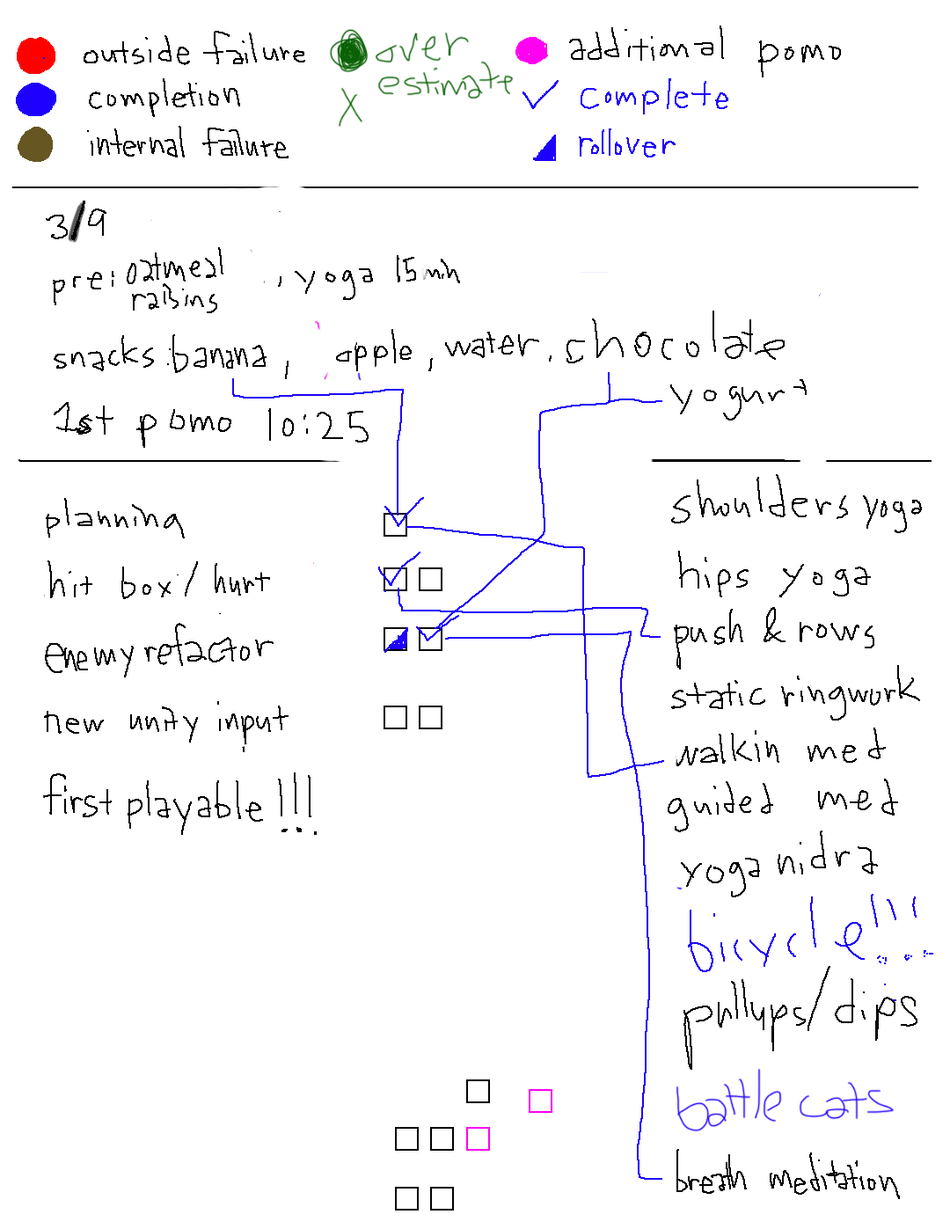
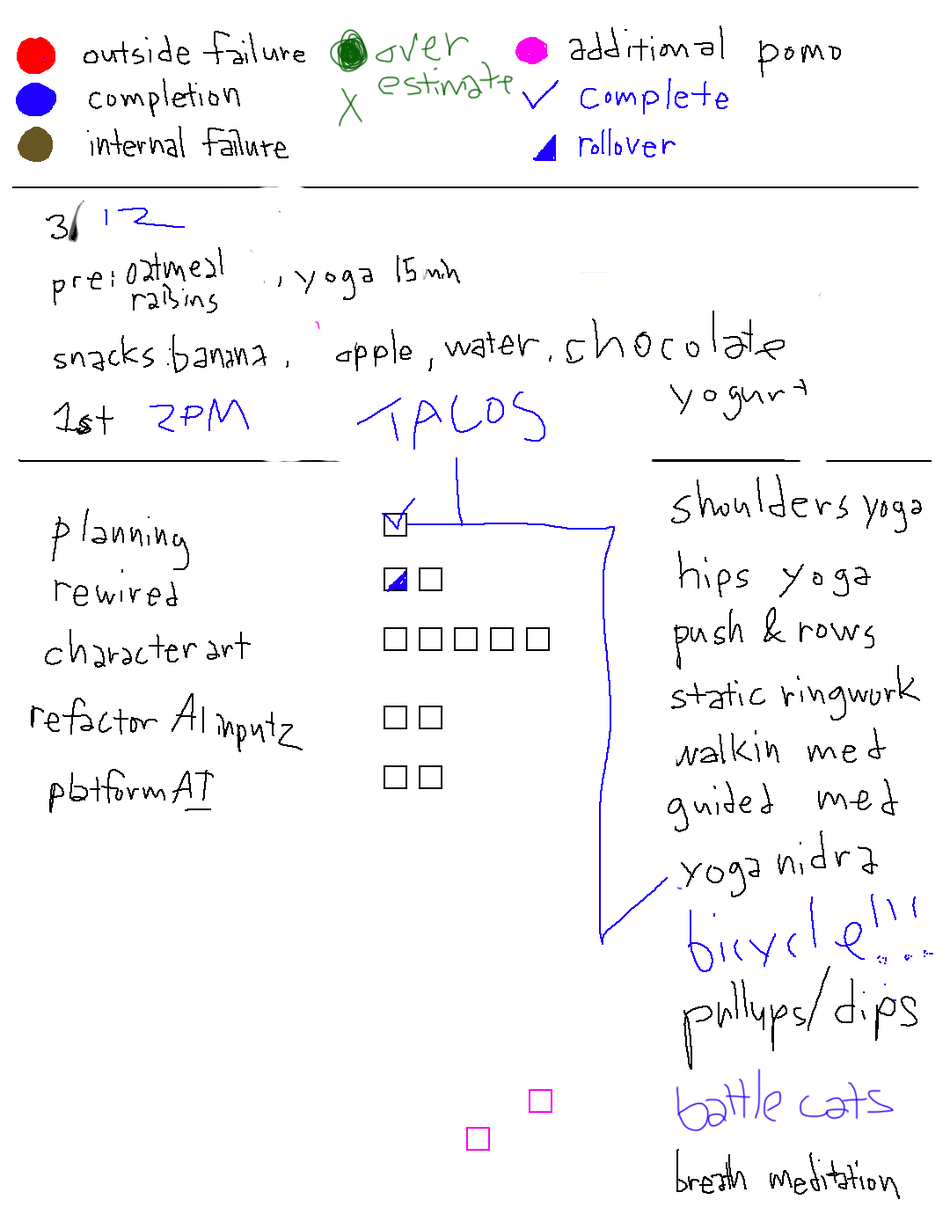
Layers edited between the first and the second w=950, h=1229 image:
added group "3/12" with 19 layers above "3/9" over [30, 200, 668, 1200]
added group "pomodoro" (1st of 8, in "3/12") with 18 layers in group "3/12" over [30, 200, 668, 1200]
added layer "words" (1st of 8, in "3/12" › "pomodoro") in group "pomodoro" over [30, 200, 668, 1200]
added group "checkBoxes" (1st of 8, in "3/12" › "pomodoro") with 15 layers in group "pomodoro" over [383, 512, 553, 1151]
added layer "checkbox copy 14" (1st of 7, in "3/12" › "pomodoro" › "checkBoxes") in group "checkBoxes" over [526, 627, 550, 652]
added layer "checkbox copy 16" (1st of 7, in "3/12" › "pomodoro" › "checkBoxes") in group "checkBoxes" over [490, 627, 514, 652]
added layer "checkbox copy 20" (1st of 6, in "3/12" › "pomodoro" › "checkBoxes") in group "checkBoxes" over [418, 627, 443, 642]
added layer "checkbox copy 13" (1st of 7, in "3/12" › "pomodoro" › "checkBoxes") in group "checkBoxes" over [453, 627, 478, 652]
added layer "checkbox copy 12" (1st of 7, in "3/12" › "pomodoro" › "checkBoxes") in group "checkBoxes" over [418, 765, 443, 790]
added layer "checkbox copy 10" (1st of 7, in "3/12" › "pomodoro" › "checkBoxes") in group "checkBoxes" over [383, 765, 408, 790]
added layer "checkbox copy 8" (1st of 7, in "3/12" › "pomodoro" › "checkBoxes") in group "checkBoxes" over [383, 567, 408, 592]
added layer "checkbox copy 18" (1st of 6, in "3/12" › "pomodoro" › "checkBoxes") in group "checkBoxes" over [385, 627, 408, 652]
added layer "checkbox" (1st of 8, in "3/12" › "pomodoro" › "checkBoxes") in group "checkBoxes" over [383, 512, 408, 530]
hid group "3/9" (19 layers) over [30, 200, 668, 1211]
painted on "words" (2nd of 8, in "3/9" › "pomodoro") over [414, 551, 421, 559]
